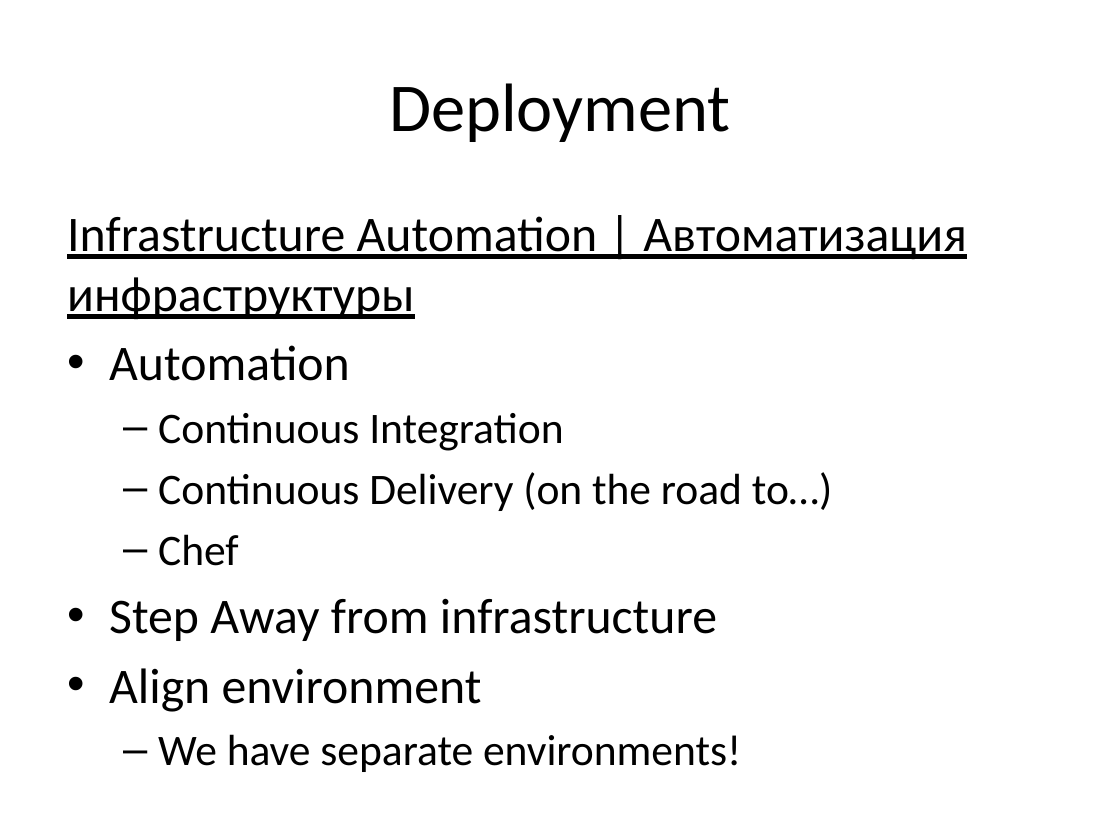
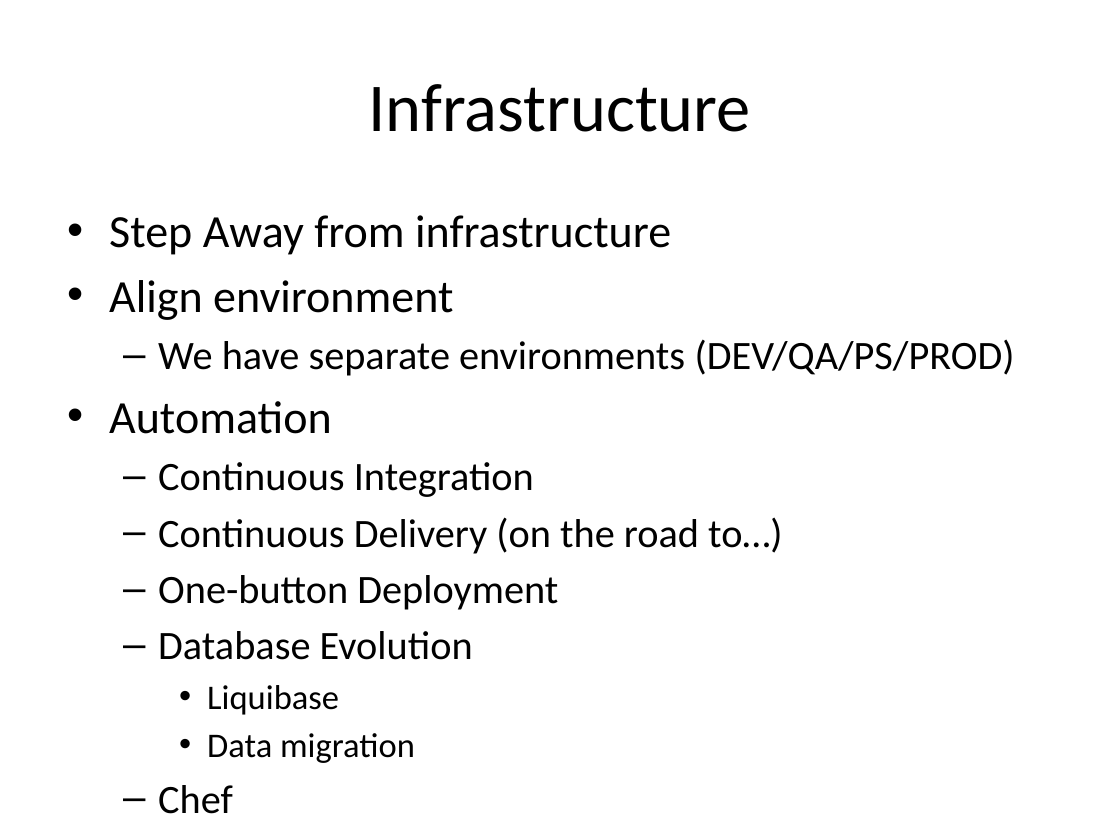
Before and after one commit to vitali-kviatkouski/personal, a slide deck: slide 8 of Microservices.pptx (slide 4 before the commit). Drawn at 1120x840 pixels with LibreOffice and Linux fonts; fonts in the diff are those of the drawing. Boxes give left, top, right and bottom in pixels: in the first picture for what was removed or moved away, otherwise in the second. Text is boxed around its words. In the diff, an @@ line names an element or a change of style, - is before the commit and + after.

```diff
--- a/Microservices.pptx
+++ b/Microservices.pptx
@@ title at <box>369,84,751,132</box>: text changed @@
-Deployment
+Infrastructure
@@ text at <box>109,215,1015,376</box>: text changed; size 32 to 29.6 pt @@
-Infrastructure Automation | Автоматизация инфраструктуры
+• Step Away from infrastructure
+• Align environment
+  – We have separate environments (DEV/QA/PS/PROD)
@@ text at <box>109,401,782,554</box>: size 32 to 29.6 pt in "Automation"; size 28 to 25.9 pt in "Continuous Integration", "Continuous Delivery (on the road to…)", "Chef" @@
@@ text at <box>109,598,741,772</box>: paragraphs removed @@
-• Step Away from infrastructure
-• Align environment
-  – We have separate environments!
@@ text at <box>158,575,558,763</box>: paragraphs added @@
+  – One-button Deployment
+  – Database Evolution
+    • Liquibase
+    • Data migration
```
Also in this commit, not shown: 7 other slides changed, 6 slides added, 1 slide removed.
